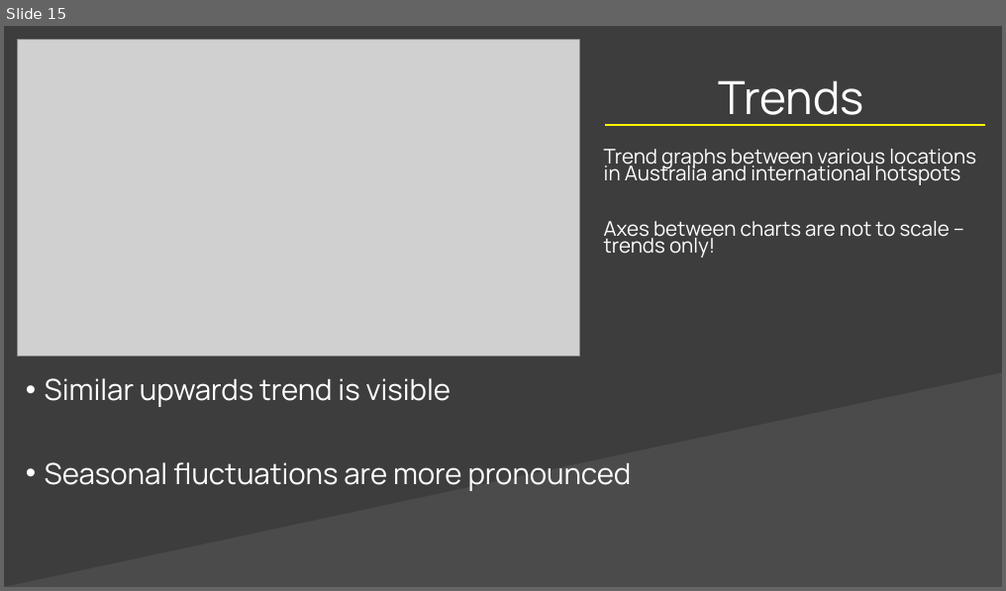
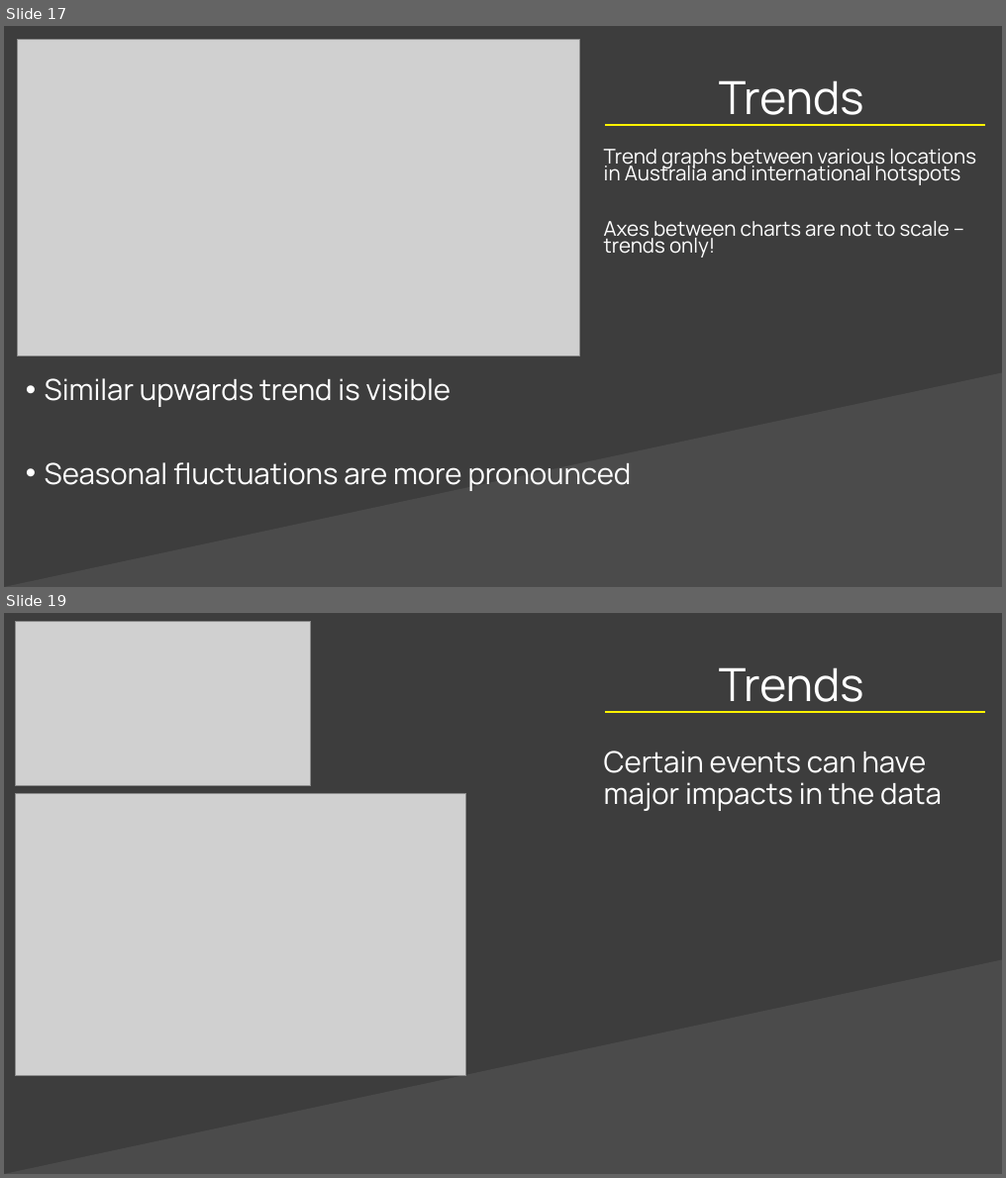
Before and after one commit to rafraser/COSC3000, a slide deck: Visualization/Project Presentation.pptx. Shown one above the other, each under a label of ours: slide 15 before the commit, slides 17 and 19 after it; the slides between them are not shown. The pictures are 1006x591 and 1006x1178 pixels, drawn with LibreOffice and Linux fonts; fonts in the diff are those of the drawing; grey boxes stand for pictures; background and template pictures are left out. Boxes give left, top, right and bottom in pixels: in the first picture for what was removed or moved away, otherwise in the second. Text is boxed around its words. In the diff, an @@ line names an element or a change of style, - is before the commit and + after.

```diff
--- a/Visualization/Project Presentation.pptx
+++ b/Visualization/Project Presentation.pptx
@@ slide 19 added at (x1=4, y1=613, x2=1002, y2=1174), background #3D3D3D; not listed: 1 template element that a slide beside it also shows @@
@@ picture added at (x1=15, y1=621, x2=311, y2=785) @@
@@ text added at (x1=719, y1=667, x2=864, y2=713), 44 pt, text #FFFFFF @@
+Trends
@@ line added from (985, 712) to (605, 712), #FFF200 1.5 pt @@
@@ text added at (x1=604, y1=751, x2=942, y2=811), 28 pt, text #FFFFFF @@
+Certain events can have major impacts in the data
@@ picture added at (x1=15, y1=793, x2=466, y2=1076) @@
@@ what was slide 15 is now slide 17 @@
```
Also in this commit, not shown: 5 other slides added, 1 other file.
